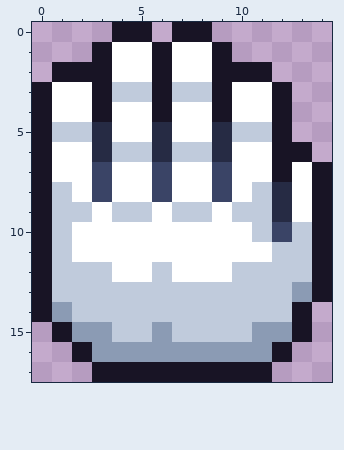
File history of a pixel-art sprite, data/images/bosses/skeletonBossHand.png. The first picture shows the starting point.
The file is 15x18 pixels.
New version:
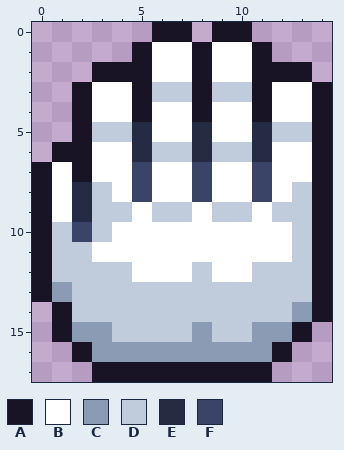
Palette (. is transparent): A #181425  B #ffffff  C #8b9bb4  D #c0cbdc  E #262b44  F #3a4466
Edits made:
Changed rows in their new state; - is an unchanged pixel.
first column x 0:
 0 ----..A-.AA----
 1 ---..AB-ABBA---
 2 -..-AAB-ABB-AA-
 3 ..ABBAD-ADDABBA
 4 ..AB-AB-AB-ABBA
 5 ..ADDEB-EBBEDDA
 6 .AABBED-EDDEBBA
 7 --AB-FB-FB-FB--
 8 -BED-FB-FB-FBD-
 9 -BED-BD-BD-BDD-
10 --FD-------BB--
11 --D---------B--
12 ----D-B-D-B----
13 -C-----------D-
14 .A-----------CA
15 ------D-C------
Where, in picture pixels (left, top, right, bottom), the same in both pictures:
changed: (32, 22, 332, 342)
